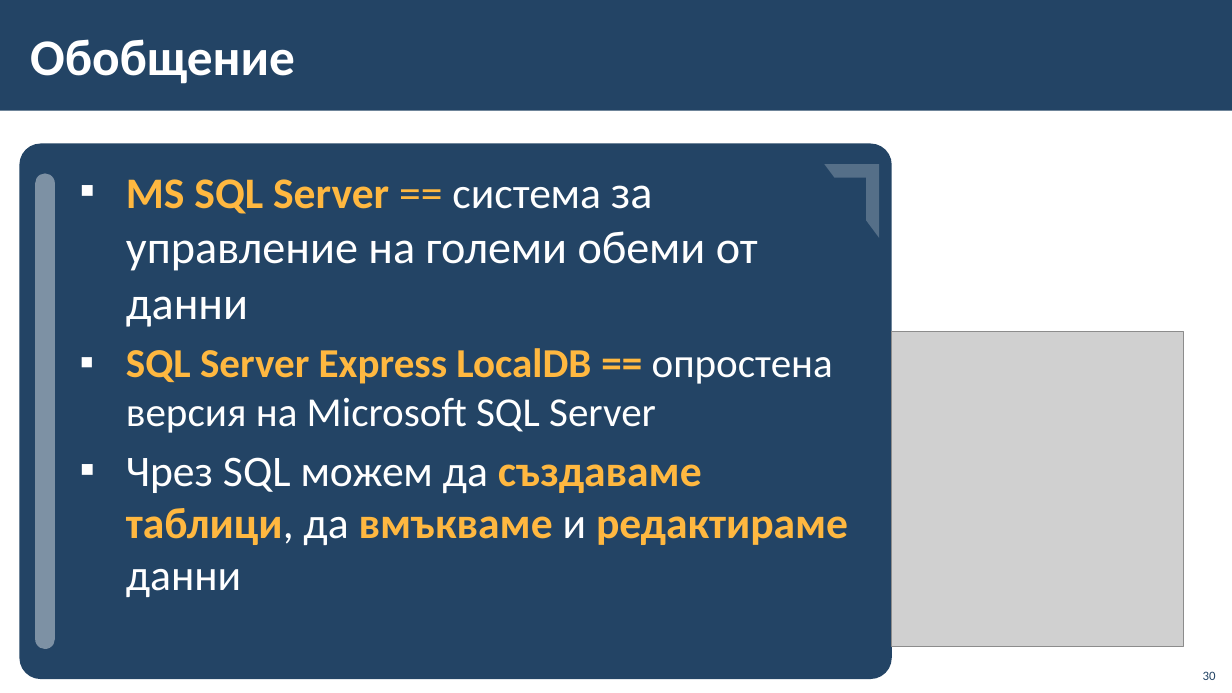
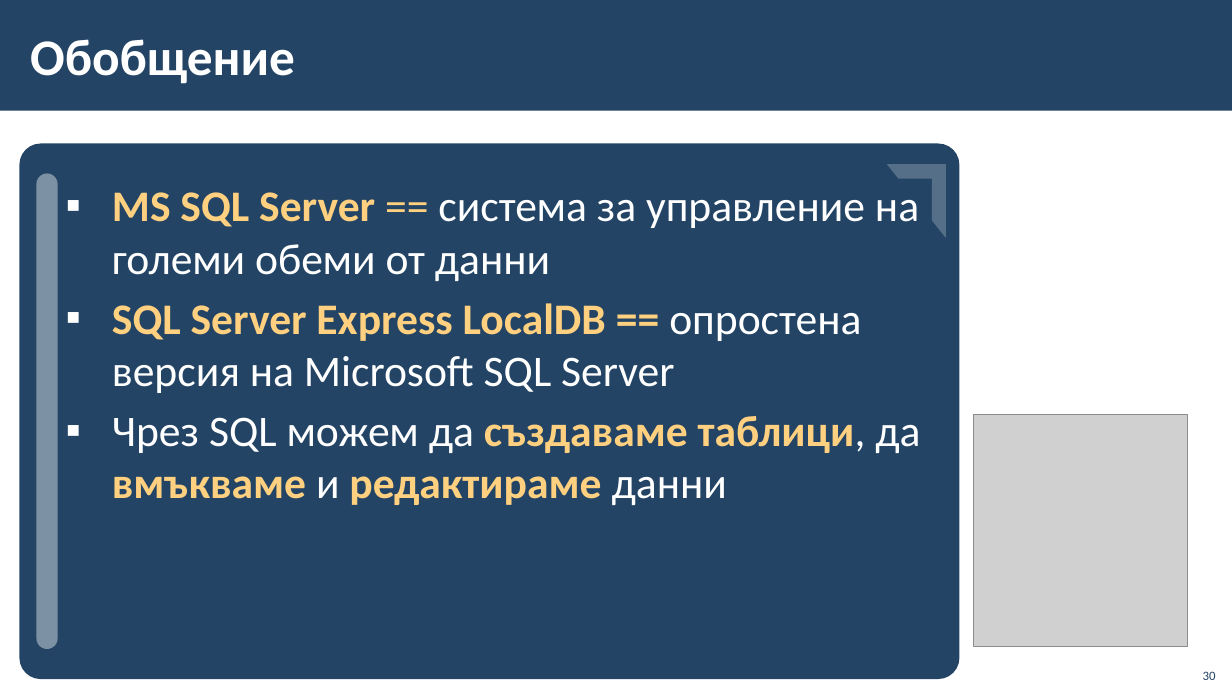
Before and after one commit to BG-IT-Edu/School-Programming, a slide deck: slide 30 of Courses/Software-Sciences/Module-3-Databases-New/03-Intro-to-MS-SQL-Server/03-Intro-to-MS-SQL-Server.pptx. Drawn at 1232x693 pixels with LibreOffice and Linux fonts; fonts in the diff are those of the drawing; grey boxes stand for pictures; background and template pictures are left out. Boxes give left, top, right and bottom in pixels: in the first picture for what was removed or moved away, otherwise in the second. Text is boxed around its words. In the diff, an @@ line names an element or a change of style, - is before the commit and + after.

Commit message:
Fixes on MS SQL Server slides

```diff
--- a/Courses/Software-Sciences/Module-3-Databases-New/03-Intro-to-MS-SQL-Server/03-Intro-to-MS-SQL-Server.pptx
+++ b/Courses/Software-Sciences/Module-3-Databases-New/03-Intro-to-MS-SQL-Server/03-Intro-to-MS-SQL-Server.pptx
@@ rounded rectangle: place and size @@
-rounded rectangle at (19,143,892,679)
+rounded rectangle at (19,143,959,679)
@@ text "MS SQL Server == система ...": place and size @@
-text "MS SQL Server == система ..." at (126,179,848,597)
+text "MS SQL Server == система ..." at (112,192,920,505)
@@ text "MS SQL Server == система ..." at (112,192,920,505): size 36 to 34 pt in "за управление на големи обеми от данни"; text colour #FFB840 to #FFD07F in "MS SQL Server ==", "SQL Server Express LocalDB ==", "създаваме таблици, вмъкваме редактираме"; size 32 to 34 pt in "SQL Server Express LocalDB == опростена версия ..." @@
@@ half frame: place and size @@
-half frame at (825,164,879,238)
+half frame at (887,165,946,238)
@@ picture: place and size @@
-picture at (892,331,1183,646)
+picture at (974,415,1189,647)
```
